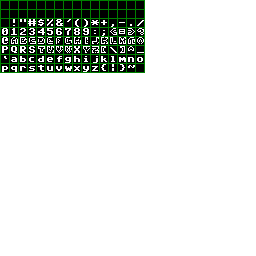
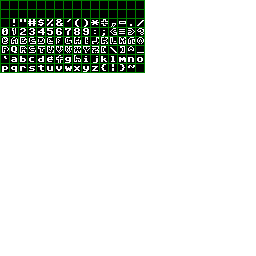
Layers edited between the first and the second w=256, h=256 image:
painted on "ascii.pcx" over left=3, top=19, right=126, bottom=63
